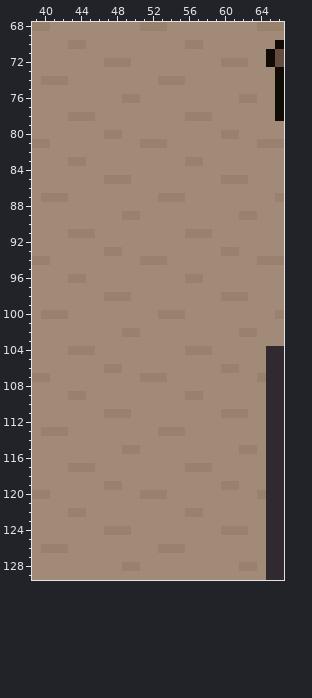
Two states of a pixel-art file, ressources/researches/visual-slice-inside-school.aseprite. Above is the file before it was changed.
130x130 pixels, 1 frame. Colours within 5 levels of each other are drawn and written as one. Shown: x 39..66, y 68..129. The commit also changed other parts of the picture, which this record leaves out.
After:
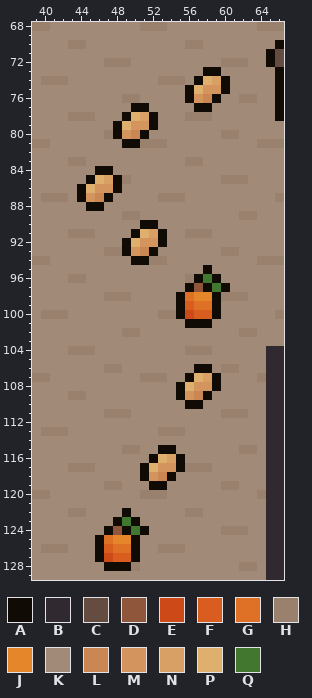
Palette (. is transparent): A #110b06  B #302a30  C #644c40  D #8f563b  E #cd4a18  F #da5d20  G #df7126  H #99816e  J #e5862a  K #a18a77  L #ca8753  M #d3955d  N #d9a066  P #deaf6d  Q #41772f
The commit says: candies plus petits
The exact change:
--- layer "candies"
@@ x 39..66 @@
  72 KKKKKKKKHHHKKKKKKKKKKHHHKKAC
- 73 KKKKKKKKKKKKKKKKKKKKKKKKKKKA
- 74 KHHHKKKKKKKKKKHHHKKKKKKKKKKA
- 75 KKKKKKKKKKKKKKKKKKKKKKKKKKKA
- 76 KKKKKKKKKKHHKKKKKKKKKKKHHKKA
- 77 KKKKKKKKKKKKKKKKKKKKKKKKKKKA
- 78 KKKKHHHKKKKKKKKKKHHHKKKKKKKA
- 79 KKKKKKKKKKKKKKKKKKKKKKKKKKKK
- 80 KKKKKKKKHHKKKKKKKKKKKHHKKKKK
- 81 HHKKKKKKKKKKHHHKKKKKKKKKKHHH
+ 73 KKKKKKKKKKKKKKKKKKKAAKKKKKKA
+ 74 KHHHKKKKKKKKKKHHHKAPNAKKKKKA
+ 75 KKKKKKKKKKKKKKKKKAPMMAKKKKKA
+ 76 KKKKKKKKKKHHKKKKKAMLAKKHHKKA
+ 77 KKKKKKKKKKKAAKKKKKAAKKKKKKKA
+ 78 KKKKHHHKKKAPNAKKKHHHKKKKKKKA
+ 79 KKKKKKKKKAPMMAKKKKKKKKKKKKKK
+ 80 KKKKKKKKHAMLAKKKKKKKKHHKKKKK
+ 81 HHKKKKKKKKAAHHHKKKKKKKKKKHHH
  82 KKKKKKKKKKKKKKKKKKKKKKKKKKKK
  83 KKKKHHKKKKKKKKKKKHHKKKKKKKKK
- 84 KKKKKKKKKKKKKKKKKKKKKKKKKKKK
- 85 KKKKKKKKHHHKKKKKKKKKKHHHKKKK
- 86 KKKKKKKKKKKKKKKKKKKKKKKKKKKK
- 87 KHHHKKKKKKKKKKHHHKKKKKKKKKKH
- 88 KKKKKKKKKKKKKKKKKKKKKKKKKKKK
+ 84 KKKKKKKAAKKKKKKKKKKKKKKKKKKK
+ 85 KKKKKKAPNAHKKKKKKKKKKHHHKKKK
+ 86 KKKKKAPMMAKKKKKKKKKKKKKKKKKK
+ 87 KHHHKAMLAKKKKKHHHKKKKKKKKKKH
+ 88 KKKKKKAAKKKKKKKKKKKKKKKKKKKK
  89 KKKKKKKKKKHHKKKKKKKKKKKHHKKK
- 90 KKKKKKKKKKKKKKKKKKKKKKKKKKKK
- 91 KKKKHHHKKKKKKKKKKHHHKKKKKKKK
- 92 KKKKKKKKKKKKKKKKKKKKKKKKKKKK
- 93 KKKKKKKKHHKKKKKKKKKKKHHKKKKK
- 94 HHKKKKKKKKKKHHHKKKKKKKKKKHHH
- 95 KKKKKKKKKKKKKKKKKKKKKKKKKKKK
- 96 KKKKHHKKKKKKKKKKKHHKKKKKKKKK
- 97 KKKKKKKKKKKKKKKKKKKKKKKKKKKK
- 98 KKKKKKKKHHHKKKKKKKKKKHHHKKKK
- 99 KKKKKKKKKKKKKKKKKKKKKKKKKKKK
-100 KHHHKKKKKKKKKKHHHKKKKKKKKKKH
-101 KKKKKKKKKKKKKKKKKKKKKKKKKKKK
+ 90 KKKKKKKKKKKKAAKKKKKKKKKKKKKK
+ 91 KKKKHHHKKKKAPNAKKHHHKKKKKKKK
+ 92 KKKKKKKKKKAPMMAKKKKKKKKKKKKK
+ 93 KKKKKKKKHHAMLAKKKKKKKHHKKKKK
+ 94 HHKKKKKKKKKAAHHKKKKKKKKKKHHH
+ 95 KKKKKKKKKKKKKKKKKKKAKKKKKKKK
+ 96 KKKKHHKKKKKKKKKKKHAQAKKKKKKK
+ 97 KKKKKKKKKKKKKKKKKADAQAKKKKKK
+ 98 KKKKKKKKHHHKKKKKAGJJAHHHKKKK
+ 99 KKKKKKKKKKKKKKKKAFGGAKKKKKKK
+100 KHHHKKKKKKKKKKHHAEFFAKKKKKKH
+101 KKKKKKKKKKKKKKKKKAAAKKKKKKKK
 102 KKKKKKKKKKHHKKKKKKKKKKKHHKKK
@@ x 53..61 @@
 105 KKKKKKKKK
-106 KKKKKKKHH
-107 HKKKKKKKK
-108 KKKKKKKKK
-109 KKKHHKKKK
-110 KKKKKKKKK
+106 KKKKAAKHH
+107 HKKAPNAKK
+108 KKAPMMAKK
+109 KKAMLAKKK
+110 KKKAAKKKK
 111 KKKKKKKHH
@@ x 44..57 @@
 114 KKKKKKKKKKKKKK
-115 KKKKKHHKKKKKKK
-116 KKKKKKKKKKKKKK
-117 HHKKKKKKKKKKHH
-118 KKKKKKKKKKKKKK
-119 KKKHHKKKKKKKKK
+115 KKKKKHHKKAAKKK
+116 KKKKKKKKAPNAKK
+117 HHKKKKKAPMMAHH
+118 KKKKKKKAMLAKKK
+119 KKKHHKKKAAKKKK
 120 KKKKKKKHHHKKKK
 121 KKKKKKKKKKKKKK
-122 HKKKKKKKKKKKHH
-123 KKKKKKKKKKKKKK
-124 KKKHHHKKKKKKKK
-125 KKKKKKKKKKKKKK
-126 KKKKKKKKKHHHKK
-127 KKKKKKKKKKKKKK
-128 KKKKKHHKKKKKKK
+122 HKKKKAKKKKKKHH
+123 KKKKAQAKKKKKKK
+124 KKKADAQAKKKKKK
+125 KKAGJJAKKKKKKK
+126 KKAFGGAKKHHHKK
+127 KKAEFFAKKKKKKK
+128 KKKAAAHKKKKKKK
 129 KKKKKKKKKKKKKK
Boxes around the changes in both pictures, in picture pixels (x1, y1, x2, y2):
changed: (77, 67, 230, 571)
